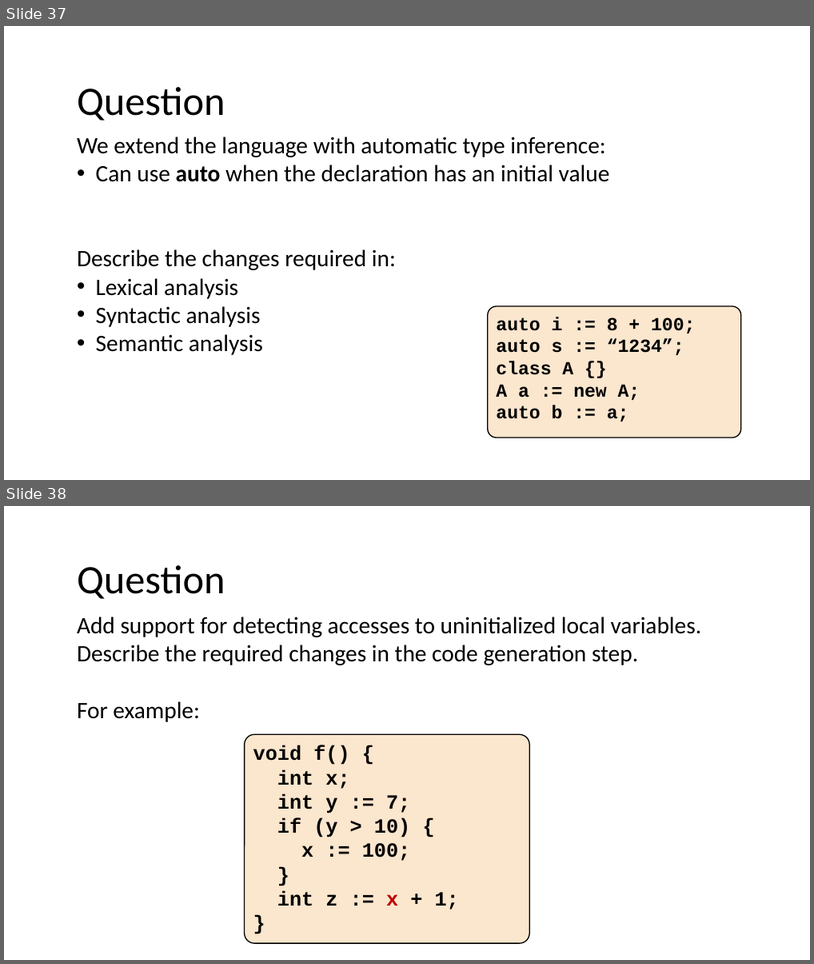
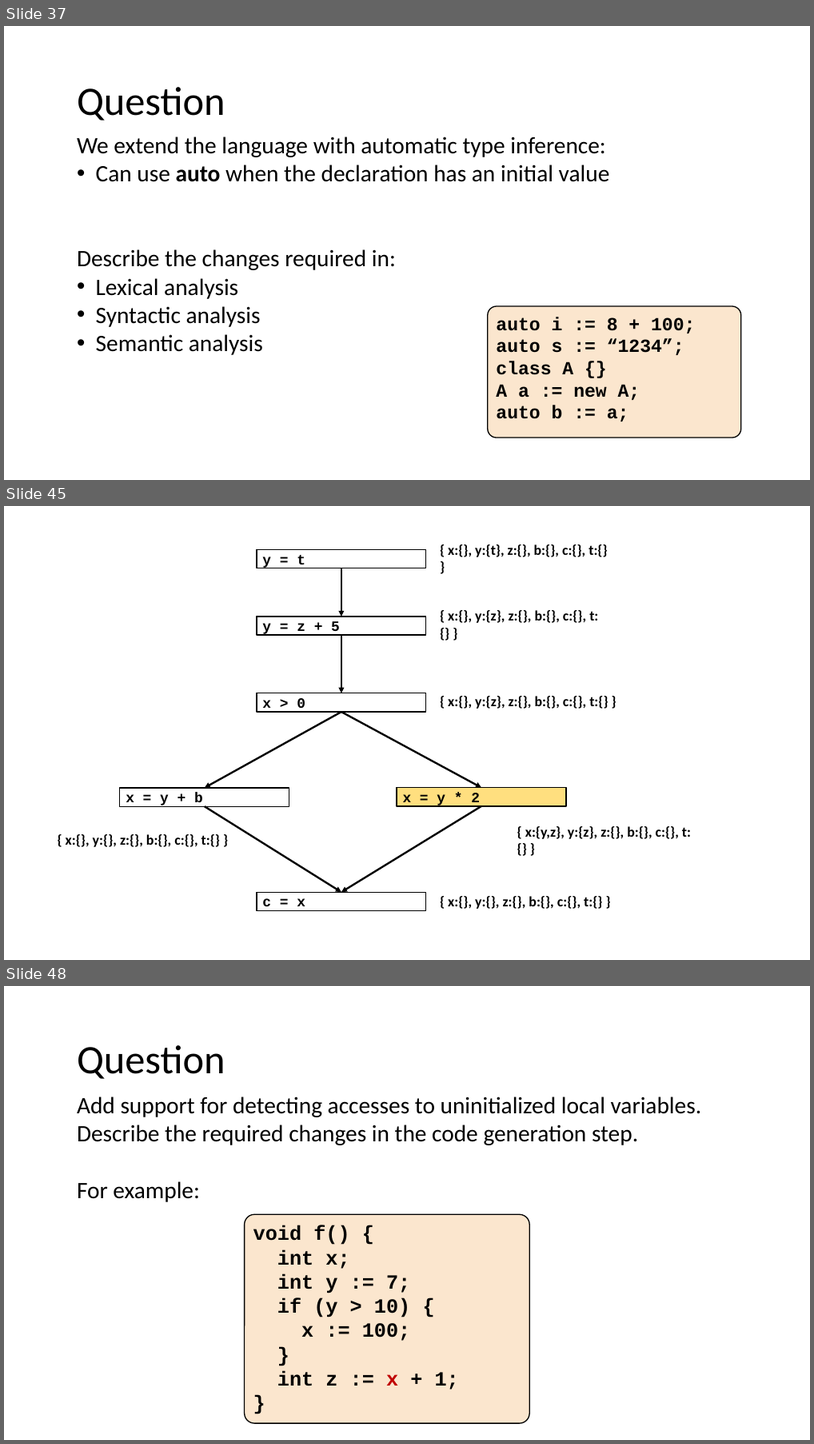
Before and after one commit to nivshani/compilation, a slide deck: slides/exam-questions.pptx. Shown one above the other, each under a label of ours: slides 37 and 38 before the commit, slides 37, 45 and 48 after it; the slides between them are not shown. The pictures are 814x964 and 814x1444 pixels, drawn with LibreOffice and Linux fonts; fonts in the diff are those of the drawing. Boxes give left, top, right and bottom in pixels: in the first picture for what was removed or moved away, otherwise in the second. Text is boxed around its words. In the diff, an @@ line names an element or a change of style, - is before the commit and + after.

```diff
--- a/slides/exam-questions.pptx
+++ b/slides/exam-questions.pptx
@@ slide 45 added at [4,506,810,960], background #FFFFFF @@
@@ rectangle added at [257,549,426,568], fill #FFFFFF, outline #000000 1.25 pt, 17 pt, text #000000, bold @@
+y = t
@@ rectangle added at [434,548,618,567], fill #FFFFFF, outline #FFFFFF 1.25 pt, 17 pt, text #000000, bold @@
+{ x:{}, y:{t}, z:{}, b:{}, c:{}, t:{} }
@@ arrow added from (342, 568) to (342, 616), #000000 2.25 pt @@
@@ rectangle added at [257,616,426,635], fill #FFFFFF, outline #000000 1.25 pt, 17 pt, text #000000, bold @@
+y = z + 5
@@ rectangle added at [434,614,622,633], fill #FFFFFF, outline #FFFFFF 1.25 pt, 17 pt, text #000000, bold @@
+{ x:{}, y:{z}, z:{}, b:{}, c:{}, t:{} }
@@ arrow added from (342, 635) to (342, 693), #000000 2.25 pt @@
@@ rectangle added at [257,693,426,712], fill #FFFFFF, outline #000000 1.25 pt, 17 pt, text #000000, bold @@
+x > 0
@@ rectangle added at [434,692,634,711], fill #FFFFFF, outline #FFFFFF 1.25 pt, 17 pt, text #000000, bold @@
+{ x:{}, y:{z}, z:{}, b:{}, c:{}, t:{} }
@@ arrow added from (342, 712) to (205, 788), #000000 2.25 pt @@
@@ arrow added from (342, 712) to (482, 788), #000000 2.25 pt @@
@@ rectangle added at [120,788,290,807], fill #FFFFFF, outline #000000 1.25 pt, 17 pt, text #000000, bold @@
+x = y + b
@@ rectangle added at [398,788,566,806], fill #FFC000 at 50% opacity, outline #000000 1.25 pt, 17 pt, text #000000, bold @@
+x = y * 2
@@ arrow added from (205, 806) to (342, 892), #000000 2.25 pt @@
@@ arrow added from (482, 806) to (342, 892), #000000 2.25 pt @@
@@ rectangle added at [50,830,234,849], fill #FFFFFF, outline #FFFFFF 1.25 pt, 17 pt, text #000000, bold @@
+{ x:{}, y:{}, z:{}, b:{}, c:{}, t:{} }
@@ rectangle added at [511,830,714,849], fill #FFFFFF, outline #FFFFFF 1.25 pt, 17 pt, text #000000, bold @@
+{ x:{y,z}, y:{z}, z:{}, b:{}, c:{}, t:{} }
@@ rectangle added at [257,892,426,911], fill #FFFFFF, outline #000000 1.25 pt, 17 pt, text #000000, bold @@
+c = x
@@ rectangle added at [434,892,626,910], fill #FFFFFF, outline #FFFFFF 1.25 pt, 17 pt, text #000000, bold @@
+{ x:{}, y:{}, z:{}, b:{}, c:{}, t:{} }
@@ what was slide 38 is now slide 48 @@
```
Also in this commit, not shown: 9 other slides added, 1 other file.
